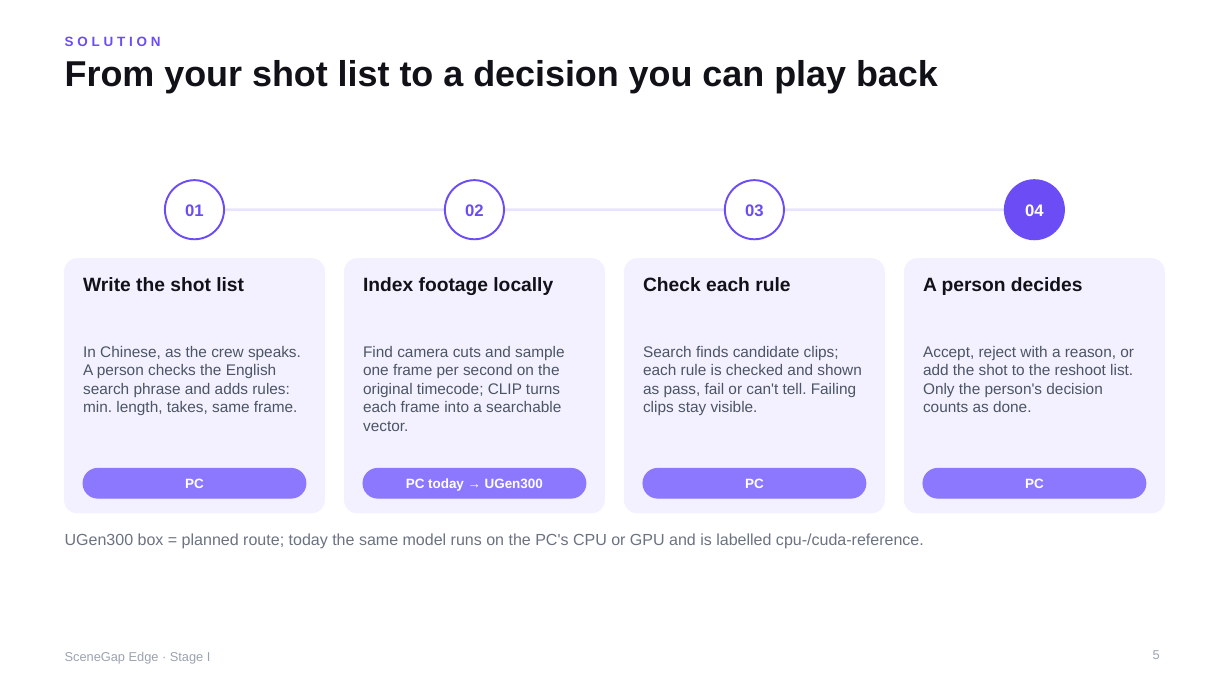
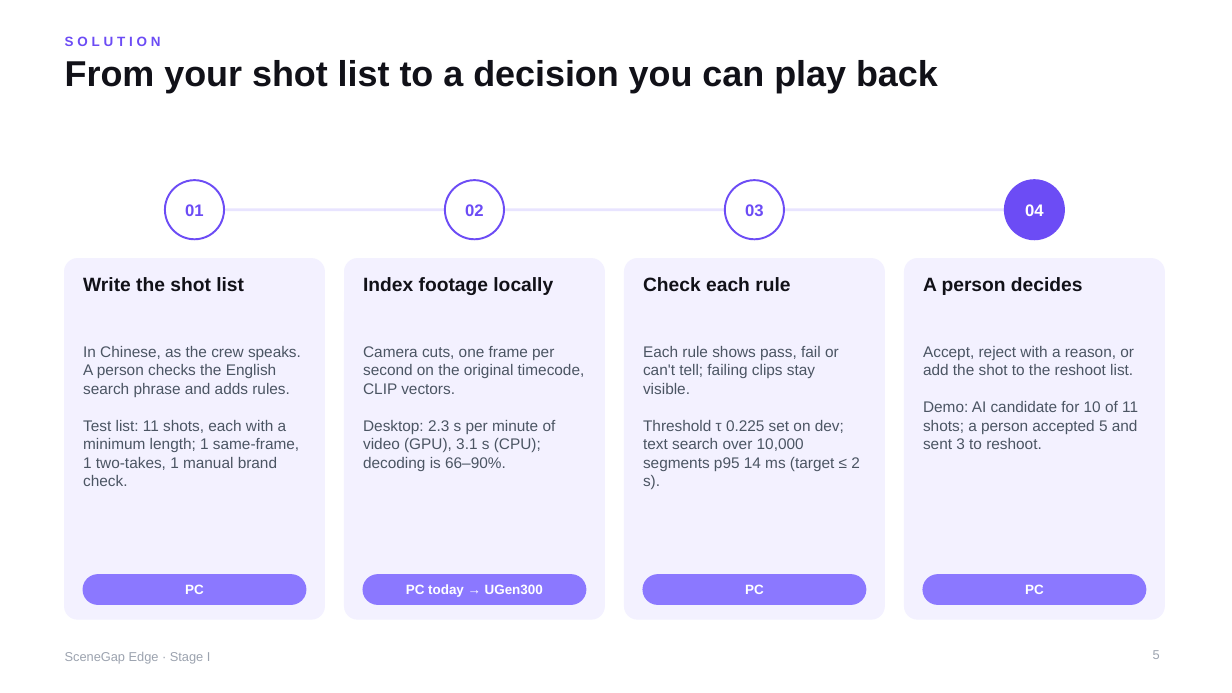
Before and after one commit to yu9bryan/scenegap-edge, a slide deck: slide 5 of docs/deck/SceneGapEdge_StageI_Proposal.pptx. Drawn at 1232x693 pixels with LibreOffice and Linux fonts; fonts in the diff are those of the drawing. Boxes give left, top, right and bottom in pixels: in the first picture for what was removed or moved away, otherwise in the second. Text is boxed around its words. In the diff, an @@ line names an element or a change of style, - is before the commit and + after.

```diff
--- a/docs/deck/SceneGapEdge_StageI_Proposal.pptx
+++ b/docs/deck/SceneGapEdge_StageI_Proposal.pptx
@@ rounded rectangle: place and size @@
-rounded rectangle at [65,259,324,513]
+rounded rectangle at [65,259,324,619]
@@ rounded rectangle: place and size @@
-rounded rectangle at [345,259,604,513]
+rounded rectangle at [345,259,604,619]
@@ rounded rectangle: place and size @@
-rounded rectangle at [625,259,884,513]
+rounded rectangle at [625,259,884,619]
@@ proportions changed in 4 elements at [65,259,324,619], [345,259,604,619], [625,259,884,619], [905,259,1165,619] @@
@@ rounded rectangle: place and size @@
-rounded rectangle at [905,259,1165,513]
+rounded rectangle at [905,259,1165,619]
@@ text at [83,346,301,486]: text changed @@
-In Chinese, as the crew speaks. A person checks the English search phrase and adds rules: min. length, takes, same frame.
+In Chinese, as the crew speaks. A person checks the English search phrase and adds rules.
+Test list: 11 shots, each with a minimum length; 1 same-frame, 1 two-takes, 1 manual brand check.
@@ text at [363,346,585,471]: text changed @@
-Find camera cuts and sample one frame per second on the original timecode; CLIP turns each frame into a searchable vector.
+Camera cuts, one frame per second on the original timecode, CLIP vectors.
+Desktop: 2.3 s per minute of video (GPU), 3.1 s (CPU); decoding is 66–90%.
@@ text at [643,346,860,489]: text changed @@
-Search finds candidate clips; each rule is checked and shown as pass, fail or can't tell. Failing clips stay visible.
+Each rule shows pass, fail or can't tell; failing clips stay visible.
+Threshold τ 0.225 set on dev; text search over 10,000 segments p95 14 ms (target ≤ 2 s).
@@ text at [923,346,1138,449]: text changed @@
-Accept, reject with a reason, or add the shot to the reshoot list. Only the person's decision counts as done.
+Accept, reject with a reason, or add the shot to the reshoot list.
+Demo: AI candidate for 10 of 11 shots; a person accepted 5 and sent 3 to reshoot.
@@ text removed at [65,533,924,549] @@
-UGen300 box = planned route; today the same model runs on the PC's CPU or GPU and is labelled cpu-/cuda-reference.
@@ 4 texts, 4 rounded rectangles: place and size @@
-4 texts, 4 rounded rectangles at [83,469,1146,498]
+4 texts, 4 rounded rectangles at [83,575,1146,604]
```
Also in this commit, not shown: 18 other slides changed, 9 slides added, 2 slides removed, 12 other files.
